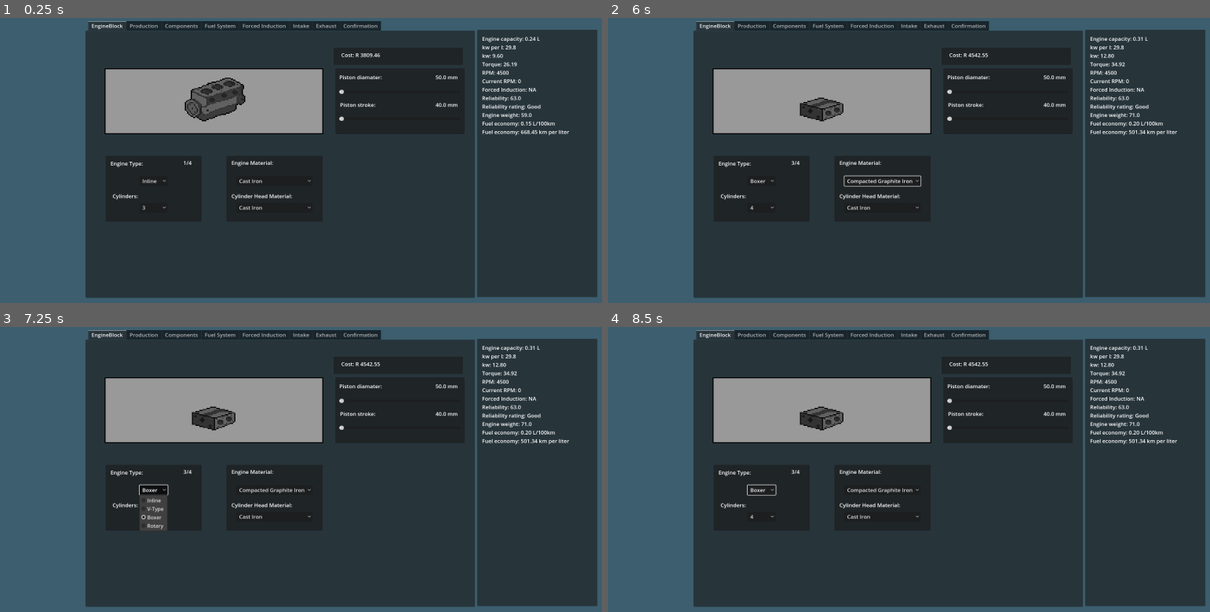
Above: before the commit, frames 1-4 (two rows, left to right).
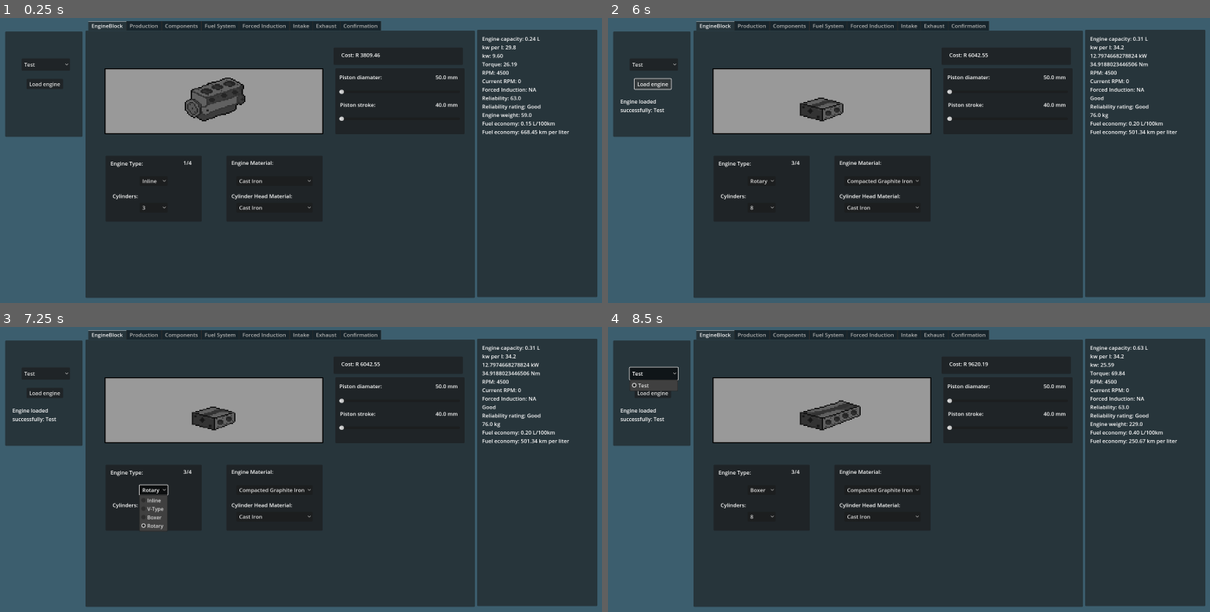
Above: after the commit, the same moments.

Repository: HBRO04/Car_Builder
Game: Godot game, scene res://scenes/engine_builder.tscn
Two runs of this game, one before a commit and one after it. Both use one fixed random seed, a clock stepped at 60 frames per second and the inputs below.
Inputs (mouse positions are in pixels of both pictures, inside the frame that each line leads up to):
- Up to frame 1 (0.25 s): no input
- Up to frame 2 (6 s): click "Inline" at 0.5 s; click "3" at 1.25 s; click "Boxer" at 2 s; click "4" at 2.75 s; click "Cast Iron" at 3.5 s; click "Cast Iron" at 4.25 s; click "Compacted Graphite Iron" at 5 s; click (650, 83) at 5.75 s, where only the run after the commit has a clickable "Load engine"
- Up to frame 3 (7.25 s): click "Boxer" (after the commit: "Rotary") at 6.5 s
- Up to frame 4 (8.5 s): click "4" (after the commit: "8") at 7.25 s; click (656, 372) at 8 s, where only the run after the commit has a clickable "Test"

The runs differ from the first frame. In frame 1, 4.7% of the frame differs, in the area x 0-14%, y 4-42%; in frame 2, 5.2%, in the area x 0-90%, y 4-68%; in frame 3, 5.1%; in frame 4, 5.1%.

Commit message:
adding saving and loading functions

Diff:
--- /dev/null
+++ b/engines/Test.json
@@ -0,0 +1,47 @@
+{
+	"EngineMat": 4,
+	"EngineType": 2,
+	"Stringfueleconomy": "2.19",
+	"baseMaterialCost": 1930.0,
+	"camType": 2,
+	"cat": true,
+	"catType": 1,
+	"complexity_Multiplier": 1.2,
+	"conrodsType": 1,
+	"crankshaftType": 2,
+	"currentRPM": 0,
+	"cylinderMat": 4,
+	"cylinders": 8,
+	"engineCost": 93415.4981882959,
+	"engineSize_L": 4.38447205247711,
+	"engine_weight": 2098.0,
+	"exhaustManifoldType": 0,
+	"exhaustType": 1,
+	"extraCost": 12180.0,
+	"fuelType": 2,
+	"fueleconomy": 2.19223602623855,
+	"fuelmix": 5,
+	"fuelsystem": 1,
+	"intakeType": 1,
+	"kmperl": "45.62",
+	"kw": 465.310704825781,
+	"kw_per_l": 215.3,
+	"max_Torque_nm": 835.418839444207,
+	"max_kw": 393.652856282611,
+	"muffler": 1,
+	"numValve": 2,
+	"oilCooler": true,
+	"pistonDiameter_mm": 70.6,
+	"pistonStroke_mm": 140.0,
+	"pistonsType": 0,
+	"radiatorType": 2,
+	"reliability": 100.0,
+	"reliabilityScore": "Excellent",
+	"rpm": 4500,
+	"supercharged": false,
+	"torque": 888.743446217242,
+	"tsetup": 1,
+	"ttune": 1,
+	"turbo": true,
+	"vvt": true
+}
--- a/scenes/engine_builder.tscn
+++ b/scenes/engine_builder.tscn
@@ -128,7 +128,7 @@
 grow_vertical = 2
 scale = Vector2(1.0150163, 0.9526546)
 size_flags_horizontal = 4
-current_tab = 2
+current_tab = 3
 
 [node name="EngineBlock" type="TabBar" parent="CanvasLayer/TabContainer"]
 visible = false
@@ -540,6 +540,7 @@
 text = "VVT"
 
 [node name="Components" type="TabBar" parent="CanvasLayer/TabContainer"]
+visible = false
 layout_mode = 2
 metadata/_tab_index = 2
 
@@ -697,7 +698,6 @@
 popup/item_2/id = 2
 
 [node name="Fuel System" type="TabBar" parent="CanvasLayer/TabContainer"]
-visible = false
 layout_mode = 2
 metadata/_tab_index = 3
 
@@ -1388,6 +1388,52 @@
 offset_top = 419.0
 offset_right = 185.0
 offset_bottom = 442.0
+
+[node name="Savebtn" type="Button" parent="CanvasLayer/TabContainer/Confirmation"]
+layout_mode = 0
+offset_left = 93.10189
+offset_top = 132.22816
+offset_right = 245.80878
+offset_bottom = 206.75676
+text = " Save engine "
+
+[node name="LineEdit" type="LineEdit" parent="CanvasLayer/TabContainer/Confirmation"]
+layout_mode = 0
+offset_left = 100.98352
+offset_top = 75.54445
+offset_right = 402.4565
+offset_bottom = 106.54445
+placeholder_text = "Name the engine"
+max_length = 100
+
+[node name="loadEnginpnl" type="Panel" parent="CanvasLayer"]
+offset_left = 42.0
+offset_top = 41.0
+offset_right = 277.0
+offset_bottom = 361.0
+
+[node name="Button" type="Button" parent="CanvasLayer/loadEnginpnl"]
+layout_mode = 0
+offset_left = 65.0
+offset_top = 144.0
+offset_right = 176.0
+offset_bottom = 175.0
+text = " Load engine "
+
+[node name="OptionButton" type="OptionButton" parent="CanvasLayer/loadEnginpnl"]
+layout_mode = 0
+offset_left = 50.0
+offset_top = 82.0
+offset_right = 197.0
+offset_bottom = 119.0
+
+[node name="lblerrorloading" type="Label" parent="CanvasLayer/loadEnginpnl"]
+layout_mode = 0
+offset_left = 22.0
+offset_top = 201.0
+offset_right = 207.0
+offset_bottom = 291.0
+autowrap_mode = 2
 
 [connection signal="item_selected" from="CanvasLayer/TabContainer/EngineBlock/EngineTypepnl/EnginTypeOptbtn" to="." method="_on_engin_type_optbtn_item_selected"]
 [connection signal="item_selected" from="CanvasLayer/TabContainer/EngineBlock/EngineTypepnl/CylinderOptbtn" to="." method="_on_cylinder_optbtn_item_selected"]
@@ -1416,3 +1462,5 @@
 [connection signal="item_selected" from="CanvasLayer/TabContainer/Exhaust/Catpnl/OptionButton" to="." method="_on_option_button_item_selected"]
 [connection signal="item_selected" from="CanvasLayer/TabContainer/Exhaust/exhaustMufflerpnl/OptionButton" to="." method="_on_option_button_item_selected"]
 [connection signal="value_changed" from="CanvasLayer/TabContainer/Confirmation/curvespnl/currentRPM" to="." method="_on_current_rpm_value_changed"]
+[connection signal="pressed" from="CanvasLayer/TabContainer/Confirmation/Savebtn" to="." method="_on_savebtn_pressed"]
+[connection signal="pressed" from="CanvasLayer/loadEnginpnl/Button" to="." method="_on_Load_button_pressed"]
--- a/scripts/engine_builder.gd
+++ b/scripts/engine_builder.gd
@@ -64,7 +64,19 @@
 	torque = get_torque_at_rpm(rpm) # max torque at max RPM
 	kw = (torque * rpm) / 9550.0    # max kW
 	$CanvasLayer/TabContainer/EngineBlock.visible = true
-
+	populate_engine_list($CanvasLayer/loadEnginpnl/OptionButton)
+
+	var dir = DirAccess.open("res://engines/")
+	if dir:
+		print("Files in res://engines/:")
+		dir.list_dir_begin()
+		var file = dir.get_next()
+		while file != "":
+			print(" - ", file)
+			file = dir.get_next()
+		dir.list_dir_end()
+	else:
+		print("Could not open res://engines/")
 
 
 func calc_cost():
@@ -216,6 +228,7 @@
 	show_forced_induction_sprite()
 	show_intake_sprite()
 	show_exhaust_sprites()
+	populate_engine_list($CanvasLayer/loadEnginpnl/OptionButton)
 
 func show_exhaust_sprites():
 	var mani1 = Rect2(0,0,32,32)
@@ -1102,3 +1115,360 @@
 	currentRPM = value
 	update_dyno_for_current_rpm()
 	update_UI()
+
+func populate_engine_list(option_button: OptionButton) -> void:
+	option_button.clear()  # remove any existing items
+
+	var dir = DirAccess.open("res://engines/")
+	if dir:
+		dir.list_dir_begin()
+		var file_name = dir.get_next()
+		while file_name != "":
+			if !dir.current_is_dir() and file_name.ends_with(".json"):
+				# remove the extension for display
+				var display_name = file_name.get_basename()
+				option_button.add_item(display_name)
+			file_name = dir.get_next()
+		dir.list_dir_end()
+	else:
+		$CanvasLayer/loadEnginpnl/lblerrorloading.text = "Error: Could not open engines folder."
+
+
+# Save function
+func save_engine_to_file(file_name: String) -> void:
+	var folder = "res://engines/"
+	if not DirAccess.dir_exists_absolute(folder):
+		DirAccess.make_dir_recursive_absolute(folder)
+
+	var data: Dictionary = {
+		"engineSize_L": engineSize_L,
+		"cylinders": cylinders,
+		"pistonStroke_mm": pistonStroke_mm,
+		"pistonDiameter_mm": pistonDiameter_mm,
+		"EngineMat": EngineMat,
+		"cylinderMat": cylinderMat,
+		"EngineType": EngineType,
+		"engineCost": engineCost,
+		"extraCost": extraCost,
+		"baseMaterialCost": baseMaterialCost,
+		"complexity_Multiplier": complexity_Multiplier,
+		"camType": camType,
+		"kw_per_l": kw_per_l,
+		"kw": kw,
+		"numValve": numValve,
+		"vvt": vvt,
+		"turbo": turbo,
+		"supercharged": supercharged,
+		"tsetup": tsetup,
+		"ttune": ttune,
+		"torque": torque,
+		"reliability": reliability,
+		"reliabilityScore": reliabilityScore,
+		"engine_weight": engine_weight,
+		"max_kw": max_kw,
+		"max_Torque_nm": max_Torque_nm,
+		"pistonsType": pistonsType,
+		"conrodsType": conrodsType,
+		"crankshaftType": crankshaftType,
+		"fuelsystem": fuelsystem,
+		"fuelType": fuelType,
+		"rpm": rpm,
+		"currentRPM": currentRPM,
+		"fuelmix": fuelmix,
+		"fueleconomy": fueleconomy,
+		"Stringfueleconomy": Stringfueleconomy,
+		"kmperl": kmperl,
+		"intakeType": intakeType,
+		"radiatorType": radiatorType,
+		"oilCooler": oilCooler,
+		"cat": cat,
+		"catType": catType,
+		"exhaustType": exhaustType,
+		"exhaustManifoldType": exhaustManifoldType,
+		"muffler": muffler
+	}
+
+	var json_text = JSON.stringify(data, "\t") # formatted JSON
+	var path = folder + file_name + ".json"
+	var file = FileAccess.open(path, FileAccess.WRITE)
+	if file:
+		file.store_string(json_text)
+		file.close()
+		$CanvasLayer/loadEnginpnl/lblerrorloading.text = "Saved successfully!"
+		print("Saved engine to: ", path)
+	else:
+		$CanvasLayer/loadEnginpnl/lblerrorloading.text = "Error saving file!"
+	update_UI()
+
+# Load function
+func load_engine_from_file(file_name: String) -> void:
+	var path := "res://engines/" + file_name + ".json"
+
+	# --- Check if file exists ---
+	if not FileAccess.file_exists(path):
+		$CanvasLayer/loadEnginpnl/lblerrorloading.text = "Error: Engine file not found at " + path
+		return
+
+	# --- Open file ---
+	var file := FileAccess.open(path, FileAccess.READ)
+	if file == null:
+		$CanvasLayer/loadEnginpnl/lblerrorloading.text = "Error: Could not open engine file."
+		return
+
+	var text := file.get_as_text()
+	file.close()
+
+	# --- Parse JSON ---
+	var json := JSON.new()
+	var err := json.parse(text)
+	if err != OK:
+		$CanvasLayer/loadEnginpnl/lblerrorloading.text = "Error parsing JSON file: " + str(err)
+		return
+
+	var data: Dictionary = json.data as Dictionary
+	if data.is_empty():
+		$CanvasLayer/loadEnginpnl/lblerrorloading.text = "Error: Loaded data is empty!"
+		return
+
+	# --- Assign all variables from file ---
+	engineSize_L = data.get("engineSize_L", 0.0)
+	cylinders = data.get("cylinders", 0)
+	pistonStroke_mm = data.get("pistonStroke_mm", 0.0)
+	pistonDiameter_mm = data.get("pistonDiameter_mm", 0.0)
+	EngineMat = data.get("EngineMat", 0)
+	cylinderMat = data.get("cylinderMat", 0)
+	EngineType = data.get("EngineType", 0)
+	engineCost = data.get("engineCost", 0.0)
+	extraCost = data.get("extraCost", 0.0)
+	baseMaterialCost = data.get("baseMaterialCost", 100.0)
+	complexity_Multiplier = data.get("complexity_Multiplier", 1.0)
+	camType = data.get("camType", 0)
+	kw_per_l = data.get("kw_per_l", 0.0)
+	kw = data.get("kw", 0.0)
+	numValve = data.get("numValve", 0)
+	vvt = data.get("vvt", false)
+	turbo = data.get("turbo", false)
+	supercharged = data.get("supercharged", false)
+	tsetup = data.get("tsetup", 0)
+	ttune = data.get("ttune", 0)
+	torque = data.get("torque", 0.0)
+	reliability = data.get("reliability", 0.0)
+	reliabilityScore = data.get("reliabilityScore", "")
+	engine_weight = data.get("engine_weight", 0.0)
+	max_kw = data.get("max_kw", 0.0)
+	max_Torque_nm = data.get("max_Torque_nm", 0.0)
+	pistonsType = data.get("pistonsType", 0)
+	conrodsType = data.get("conrodsType", 0)
+	crankshaftType = data.get("crankshaftType", 0)
+	fuelsystem = data.get("fuelsystem", 0)
+	fuelType = data.get("fuelType", 0)
+	rpm = data.get("rpm", 0)
+	currentRPM = data.get("currentRPM", 0)
+	fuelmix = data.get("fuelmix", 0)
+	fueleconomy = data.get("fueleconomy", 0.0)
+	Stringfueleconomy = data.get("Stringfueleconomy", "")
+	kmperl = data.get("kmperl", "")
+	intakeType = data.get("intakeType", 0)
+	radiatorType = data.get("radiatorType", 0)
+	oilCooler = data.get("oilCooler", false)
+	cat = data.get("cat", false)
+	catType = data.get("catType", 0)
+	exhaustType = data.get("exhaustType", 0)
+	exhaustManifoldType = data.get("exhaustManifoldType", 0)
+	muffler = data.get("muffler", 0)
+
+	$CanvasLayer/loadEnginpnl/lblerrorloading.text = "Engine loaded successfully: " + file_name
+	print("✅ Loaded engine from:", path)
+	update_UI()
+
+
+func _on_Load_button_pressed() -> void:
+	var selected = $CanvasLayer/loadEnginpnl/OptionButton.get_selected_id()
+	if selected == -1:
+		$CanvasLayer/loadEnginpnl/lblerrorloading.text = "Please select an engine first!"
+		return
+
+	var file_name = $CanvasLayer/loadEnginpnl/OptionButton.get_item_text(selected)
+	load_engine_from_file(file_name)
+	update_engine_ui()
+	#update_UI()
+
+# --- Helper functions (top-level, outside of update_engine_ui) ---
+func select_by_text(option_button: OptionButton, text_value: String) -> void:
+	if option_button == null:
+		return
+	for i in range(option_button.item_count):
+		if str(option_button.get_item_text(i)).to_lower() == str(text_value).to_lower():
+			option_button.select(i)
+			return
+	print("⚠️ No match for", text_value, "in", option_button.name)
+
+func select_by_number(option_button: OptionButton, num_value: float) -> void:
+	if option_button == null:
+		return
+	for i in range(option_button.item_count):
+		var item_text = option_button.get_item_text(i)
+		if item_text.is_valid_int() and int(item_text) == int(num_value):
+			option_button.select(i)
+			return
+		elif item_text.is_valid_float() and float(item_text) == float(num_value):
+			option_button.select(i)
+			return
+	print("⚠️ No numeric match for", num_value, "in", option_button.name)
+
+
+# --- MAIN FUNCTION ---
+func update_engine_ui() -> void:
+	print("🔄 Updating UI with loaded engine data...")
+
+	# --- Lookup dictionaries ---
+	var ENGINE_MATERIALS = {0:"Cast Iron",1:"Aluminum",2:"Compacted Graphite Iron",3:"Magnesium",4:"Titanium"}
+	var CYLINDER_MATERIALS = ENGINE_MATERIALS
+	var ENGINE_TYPES = {0:"Inline",1:"V-Type",2:"Boxer",3:"Rotary"}
+	var CYLINDERS = {0:"3",1:"4",2:"5",3:"6",4:"8"}
+	var CAM_TYPES = {0:"Pushrod",1:"Single Overhead Cam",2:"Dual Overhead Cam"}
+	var TURBO_TYPES = {0:"NA",1:"Turbo",2:"Supercharger"}
+	var FUEL_SYSTEMS = {0:"Carburetor",1:"Fuel injection"}
+	var FUEL_TYPES = {0:"95",1:"92",2:"Diesel",3:"Race"}
+	var INTAKES = {0:"Normal",1:"Performance",2:"Race"}
+	var RADIATORS = {0:"Small",1:"Medium",2:"Race"}
+	var EXHAUSTS = {0:"Single",1:"Twin"}
+	var MANIFOLDS = {0:"Normal",1:"Sports",2:"Performance",3:"Race"}
+	var MUFFLERS = {0:"Small",1:"Big",2:"Freeflow",3:"Straight Pipe"}
+	var CAT_TYPES = {0:"None",1:"Normal",2:"Premium"}
+	var CYLINDERS_TEXT = {0:"3", 1:"4", 2:"5", 3:"6", 4:"8"}
+
+	# --- ENGINE BLOCK ---
+	if has_node("CanvasLayer/TabContainer/EngineBlock/EngineMaterialspnl/EngineMatOptbtn"):
+		select_by_text(get_node("CanvasLayer/TabContainer/EngineBlock/EngineMaterialspnl/EngineMatOptbtn"), ENGINE_MATERIALS.get(EngineMat, "Cast Iron"))
+	if has_node("CanvasLayer/TabContainer/EngineBlock/EngineMaterialspnl/CylinderMatOptbtn2"):
+		select_by_text(get_node("CanvasLayer/TabContainer/EngineBlock/EngineMaterialspnl/CylinderMatOptbtn2"), CYLINDER_MATERIALS.get(cylinderMat, "Cast Iron"))
+
+	if has_node("CanvasLayer/TabContainer/EngineBlock/EngineTypepnl/EnginTypeOptbtn"):
+		select_by_text(get_node("CanvasLayer/TabContainer/EngineBlock/EngineTypepnl/EnginTypeOptbtn"), ENGINE_TYPES.get(EngineType, "Inline"))
+	var cylinder_text = CYLINDERS_TEXT.get(cylinders, str(cylinders))
+	select_by_text(get_node("CanvasLayer/TabContainer/EngineBlock/EngineTypepnl/CylinderOptbtn"), cylinder_text)
+	if has_node("CanvasLayer/TabContainer/EngineBlock/EngineSizepnl/PistonStrokeSlider2"):
+		get_node("CanvasLayer/TabContainer/EngineBlock/EngineSizepnl/PistonStrokeSlider2").value = pistonStroke_mm
+	if has_node("CanvasLayer/TabContainer/EngineBlock/EngineSizepnl/PistonDiamaterSlider"):
+		get_node("CanvasLayer/TabContainer/EngineBlock/EngineSizepnl/PistonDiamaterSlider").value = pistonDiameter_mm
+
+
+	# --- PRODUCTION ---
+	if has_node("CanvasLayer/TabContainer/Production/CamshaftTypepnl/OptionButton"):
+		select_by_text(get_node("CanvasLayer/TabContainer/Production/CamshaftTypepnl/OptionButton"), CAM_TYPES.get(camType, "Pushrod"))
+	if has_node("CanvasLayer/TabContainer/Production/numValvespnl/OptionButton"):
+		select_by_number(get_node("CanvasLayer/TabContainer/Production/numValvespnl/OptionButton"), numValve)
+	if has_node("CanvasLayer/TabContainer/Production/vvtpnl/CheckButton"):
+		get_node("CanvasLayer/TabContainer/Production/vvtpnl/CheckButton").button_pressed  = vvt
+
+	# --- FORCED INDUCTION ---
+	if has_node("CanvasLayer/TabContainer/Forced Induction/turbopnl/OptionButton"):
+		select_by_text(get_node("CanvasLayer/TabContainer/Forced Induction/turbopnl/OptionButton"), TURBO_TYPES.get(tsetup, "NA"))
+
+	# --- FUEL ---
+	if has_node("CanvasLayer/TabContainer/Fuel System/FuelTypepnl/OptionButton"):
+		select_by_text(get_node("CanvasLayer/TabContainer/Fuel System/FuelTypepnl/OptionButton"), FUEL_TYPES.get(fuelType, "95"))
+	if has_node("CanvasLayer/TabContainer/Fuel System/FuelSystempnl/OptionButton"):
+		select_by_text(get_node("CanvasLayer/TabContainer/Fuel System/FuelSystempnl/OptionButton"), FUEL_SYSTEMS.get(fuelsystem, "Carburetor"))
+	if has_node("CanvasLayer/TabContainer/Fuel System/Fuelsliderspnl/RPMSlider"):
+		get_node("CanvasLayer/TabContainer/Fuel System/Fuelsliderspnl/RPMSlider").value = rpm
+
+	# --- INTAKE ---
+	if has_node("CanvasLayer/TabContainer/Intake/intakepnl/OptionButton"):
+		select_by_text(get_node("CanvasLayer/TabContainer/Intake/intakepnl/OptionButton"), INTAKES.get(intakeType, "Normal"))
+	if has_node("CanvasLayer/TabContainer/Intake/CoolingSystempnl/OptionButton"):
+		select_by_text(get_node("CanvasLayer/TabContainer/Intake/CoolingSystempnl/OptionButton"), RADIATORS.get(radiatorType, "Small"))
+	if has_node("CanvasLayer/TabContainer/Intake/CoolingSystempnl/CheckButton"):
+		get_node("CanvasLayer/TabContainer/Intake/CoolingSystempnl/CheckButton").button_pressed  = oilCooler
+
+	# --- EXHAUST ---
+	if has_node("CanvasLayer/TabContainer/Exhaust/Exhaustpnl/OptionButton"):
+		select_by_text(get_node("CanvasLayer/TabContainer/Exhaust/Exhaustpnl/OptionButton"), EXHAUSTS.get(exhaustType, "Single"))
+	if has_node("CanvasLayer/TabContainer/Exhaust/ExhaustManifoldpnl/OptionButton"):
+		select_by_text(get_node("CanvasLayer/TabContainer/Exhaust/ExhaustManifoldpnl/OptionButton"), MANIFOLDS.get(exhaustManifoldType, "Normal"))
+	if has_node("CanvasLayer/TabContainer/Exhaust/exhaustMufflerpnl/OptionButton"):
+		select_by_text(get_node("CanvasLayer/TabContainer/Exhaust/exhaustMufflerpnl/OptionButton"), MUFFLERS.get(muffler, "Small"))
+	if has_node("CanvasLayer/TabContainer/Exhaust/Catpnl/OptionButton"):
+		select_by_text(get_node("CanvasLayer/TabContainer/Exhaust/Catpnl/OptionButton"), CAT_TYPES.get(catType, "None"))
+
+	# --- DISPLAY LABELS ---
+	if has_node("CanvasLayer/EngineSpecspnl/VBoxContainer/reliabilitylbl"):
+		get_node("CanvasLayer/EngineSpecspnl/VBoxContainer/reliabilitylbl").text = str(reliabilityScore)
+	if has_node("CanvasLayer/EngineSpecspnl/VBoxContainer/weightlbl"):
+		get_node("CanvasLayer/EngineSpecspnl/VBoxContainer/weightlbl").text = str(engine_weight) + " kg"
+	if has_node("CanvasLayer/EngineSpecspnl/VBoxContainer/kwlbl"):
+		get_node("CanvasLayer/EngineSpecspnl/VBoxContainer/kwlbl").text = str(max_kw) + " kW"
+	if has_node("CanvasLayer/EngineSpecspnl/VBoxContainer/torquelbl"):
+		get_node("CanvasLayer/EngineSpecspnl/VBoxContainer/torquelbl").text = str(max_Torque_nm) + " Nm"
+
+	print("✅ UI updated successfully with mapped labels.")
+
+
+func _on_savebtn_pressed() -> void:
+	var file_name: String = $CanvasLayer/TabContainer/Confirmation/LineEdit.text.strip_edges()
+
+	if file_name == "":
+		lblErrorEngineBlock.text = "Error: Please enter a file name."
+		return
+
+	var file_path: String = "res://engines/%s.json" % file_name
+
+	var engine_data: Dictionary = {
+		"engineSize_L": engineSize_L,
+		"cylinders": cylinders,
+		"pistonStroke_mm": pistonStroke_mm,
+		"pistonDiameter_mm": pistonDiameter_mm,
+		"EngineMat": EngineMat,
+		"cylinderMat": cylinderMat,
+		"EngineType": EngineType,
+		"engineCost": engineCost,
+		"extraCost": extraCost,
+		"baseMaterialCost": baseMaterialCost,
+		"complexity_Multiplier": complexity_Multiplier,
+		"camType": camType,
+		"kw_per_l": kw_per_l,
+		"kw": kw,
+		"numValve": numValve,
+		"vvt": vvt,
+		"turbo": turbo,
+		"supercharged": supercharged,
+		"tsetup": tsetup,
+		"ttune": ttune,
+		"torque": torque,
+		"reliability": reliability,
+		"reliabilityScore": reliabilityScore,
+		"engine_weight": engine_weight,
+		"max_kw": max_kw,
+		"max_Torque_nm": max_Torque_nm,
+		"pistonsType": pistonsType,
+		"conrodsType": conrodsType,
+		"crankshaftType": crankshaftType,
+		"fuelsystem": fuelsystem,
+		"fuelType": fuelType,
+		"rpm": rpm,
+		"currentRPM": currentRPM,
+		"fuelmix": fuelmix,
+		"fueleconomy": fueleconomy,
+		"Stringfueleconomy": Stringfueleconomy,
+		"kmperl": kmperl,
+		"intakeType": intakeType,
+		"radiatorType": radiatorType,
+		"oilCooler": oilCooler,
+		"cat": cat,
+		"catType": catType,
+		"exhaustType": exhaustType,
+		"exhaustManifoldType": exhaustManifoldType,
+		"muffler": muffler
+	}
+
+	var file = FileAccess.open(file_path, FileAccess.WRITE_READ)
+	if file:
+		var json_text: String = JSON.stringify(engine_data, "\t")  # pretty print
+		file.store_string(json_text)
+		file.close()
+		lblErrorEngineBlock.text = "Engine saved successfully!"
+	else:
+		lblErrorEngineBlock.text = "Error: Could not open file for writing."
+
+	update_UI()
